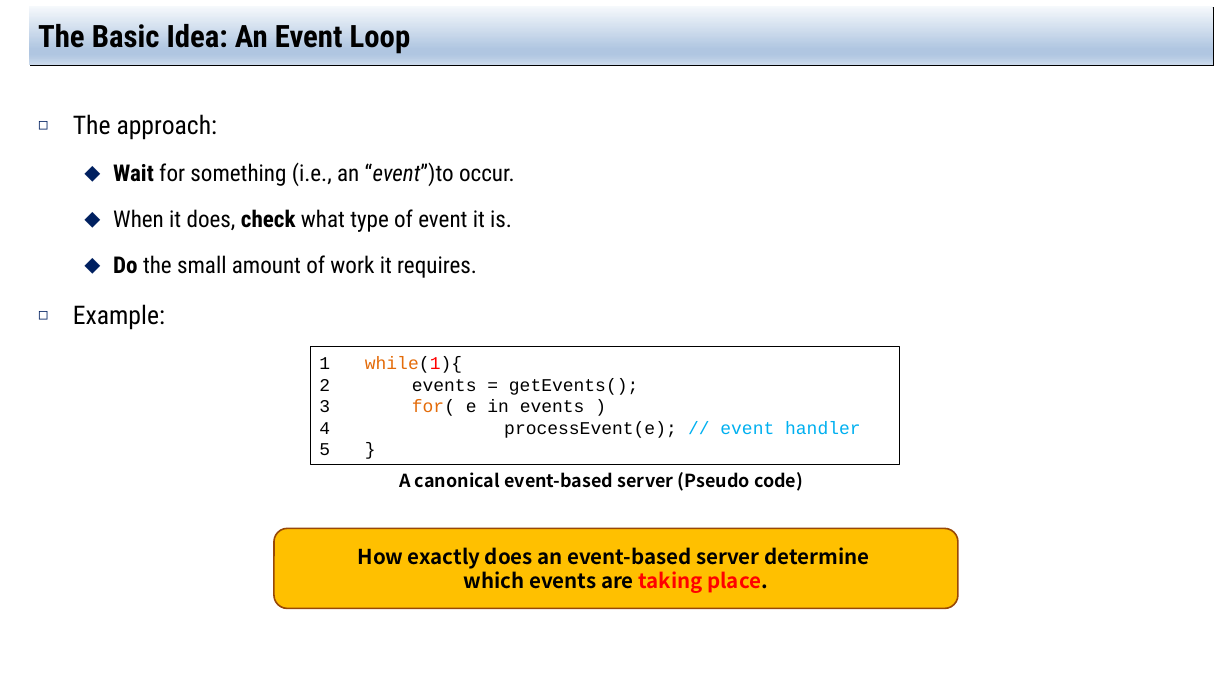
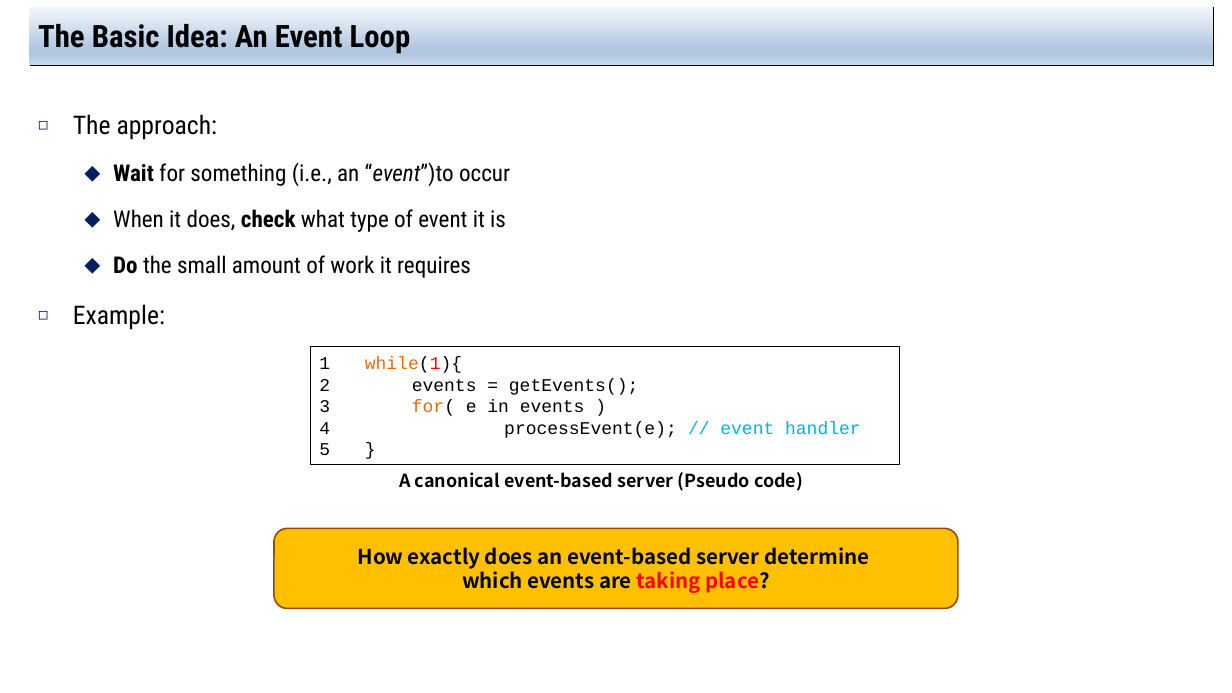
Before and after one commit to jachermocilla/extra-course-materials, a slide deck: slide 6 of cmsc125/ostep/slides/02.Concurrency/33.Event-based_Concurrency(Advanced).pptx. Drawn at 1232x693 pixels with LibreOffice and Linux fonts; fonts in the diff are those of the drawing. Boxes give left, top, right and bottom in pixels: in the first picture for what was removed or moved away, otherwise in the second. Text is boxed around its words. In the diff, an @@ line names an element or a change of style, - is before the commit and + after.

```diff
--- a/cmsc125/ostep/slides/02.Concurrency/33.Event-based_Concurrency(Advanced).pptx
+++ b/cmsc125/ostep/slides/02.Concurrency/33.Event-based_Concurrency(Advanced).pptx
@@ text at [113, 162, 510, 278]: text changed @@
-  ⬥ Wait for something (i.e., an “event”)to occur.
-  ⬥ When it does, check what type of event it is.
-  ⬥ Do the small amount of work it requires.
+  ⬥ Wait for something (i.e., an “event”)to occur
+  ⬥ When it does, check what type of event it is
+  ⬥ Do the small amount of work it requires
@@ text in rounded rectangle at [462, 568, 769, 593]: text changed @@
-which events are taking place.
+which events are taking place?
```
Also in this commit, not shown: 12 other slides changed, 2 other files.
